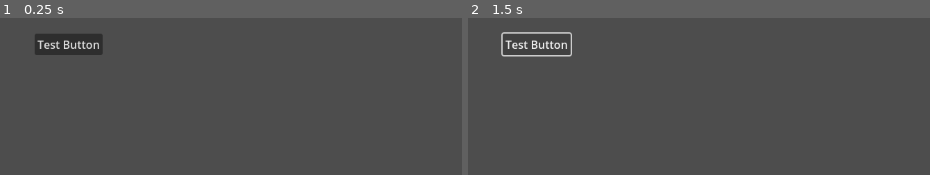
Above: before the commit, frames 1-2 (left to right).
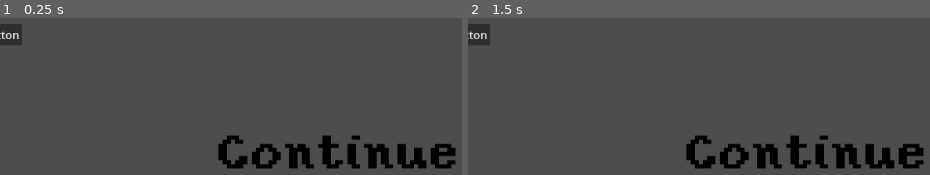
Above: after the commit, the same moments.

Repository: tharmoth/MansionMash
Game: Godot game, scene res://Scenes/Main.tscn
Same seed, same stepped clock (60 frames per second), same inputs: the game is played once before the commit and once after it.
Inputs (mouse positions are in pixels of both pictures, inside the frame that each line leads up to):
- Up to frame 1 (0.25 s): no input
- Up to frame 2 (1.5 s): click (537, 44) at 0.5 s, where only the run before the commit has a clickable "Test Button"; click (537, 44) at 1.25 s, where only the run before the commit has a clickable "Test Button"

The runs differ from the first frame. In frame 1, 6.9% of the frame differs, in the area x 0-99%, y 3-97%; in frame 2, 6.1%.

Commit message:
menu stuff

Diff:
--- a/Scenes/GUI.tscn
+++ b/Scenes/GUI.tscn
@@ -1,4 +1,6 @@
-[gd_scene format=3 uid="uid://cggaresjve3kx"]
+[gd_scene load_steps=2 format=3 uid="uid://b245rn6c44dps"]
+
+[ext_resource type="Texture2D" uid="uid://dw0ap304awwgp" path="res://menu/continue.png" id="1_y7sd2"]
 
 [node name="GUI" type="Control"]
 layout_mode = 3
@@ -20,8 +22,37 @@
 theme_override_constants/margin_right = 50
 theme_override_constants/margin_bottom = 50
 
-[node name="Button" type="Button" parent="MarginContainer"]
+[node name="VBoxContainer" type="VBoxContainer" parent="MarginContainer"]
+layout_mode = 2
+
+[node name="Button" type="Button" parent="MarginContainer/VBoxContainer"]
 layout_mode = 2
 size_flags_horizontal = 0
 size_flags_vertical = 0
 text = "Test Button"
+
+[node name="Button2" type="Button" parent="MarginContainer/VBoxContainer"]
+layout_mode = 2
+size_flags_horizontal = 0
+size_flags_vertical = 0
+text = "Hello"
+
+[node name="HBoxContainer" type="HBoxContainer" parent="MarginContainer"]
+layout_mode = 2
+
+[node name="TextureRect" type="TextureRect" parent="MarginContainer"]
+layout_mode = 2
+texture = ExtResource("1_y7sd2")
+stretch_mode = 2
+
+[node name="TextureRect2" type="TextureRect" parent="MarginContainer"]
+layout_mode = 2
+
+[node name="TextureRect3" type="TextureRect" parent="MarginContainer"]
+layout_mode = 2
+
+[node name="TextureRect4" type="TextureRect" parent="MarginContainer"]
+layout_mode = 2
+
+[node name="TextureRect5" type="TextureRect" parent="MarginContainer"]
+layout_mode = 2
Not shown: 1 places in Scenes/Main.tscn that only renumber resources
Binary file added: menu/continue.png
Not shown, added: menu/continue.png.import
Binary file added: menu/new game.png
Not shown, added: menu/new game.png.import
